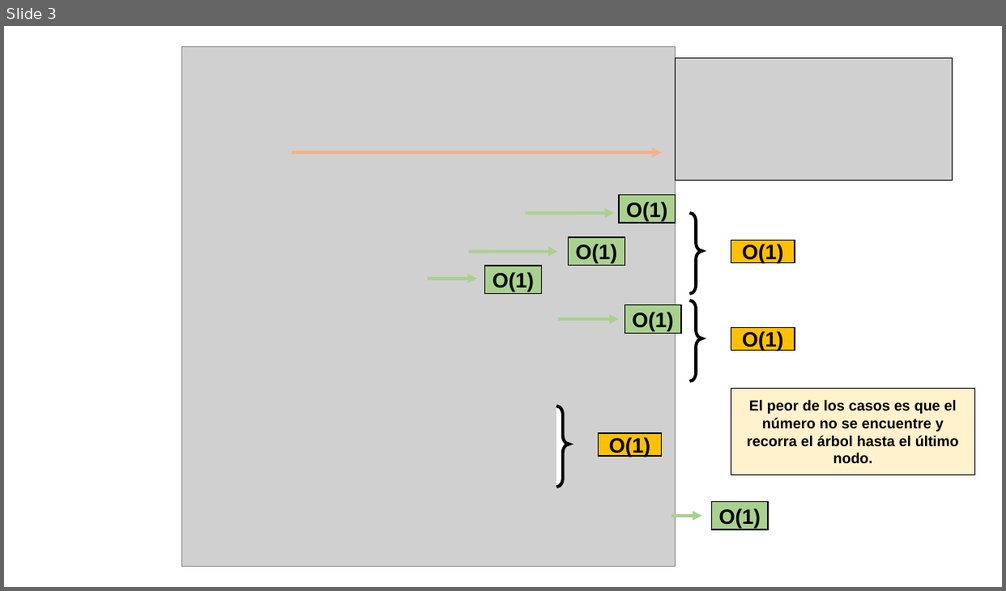
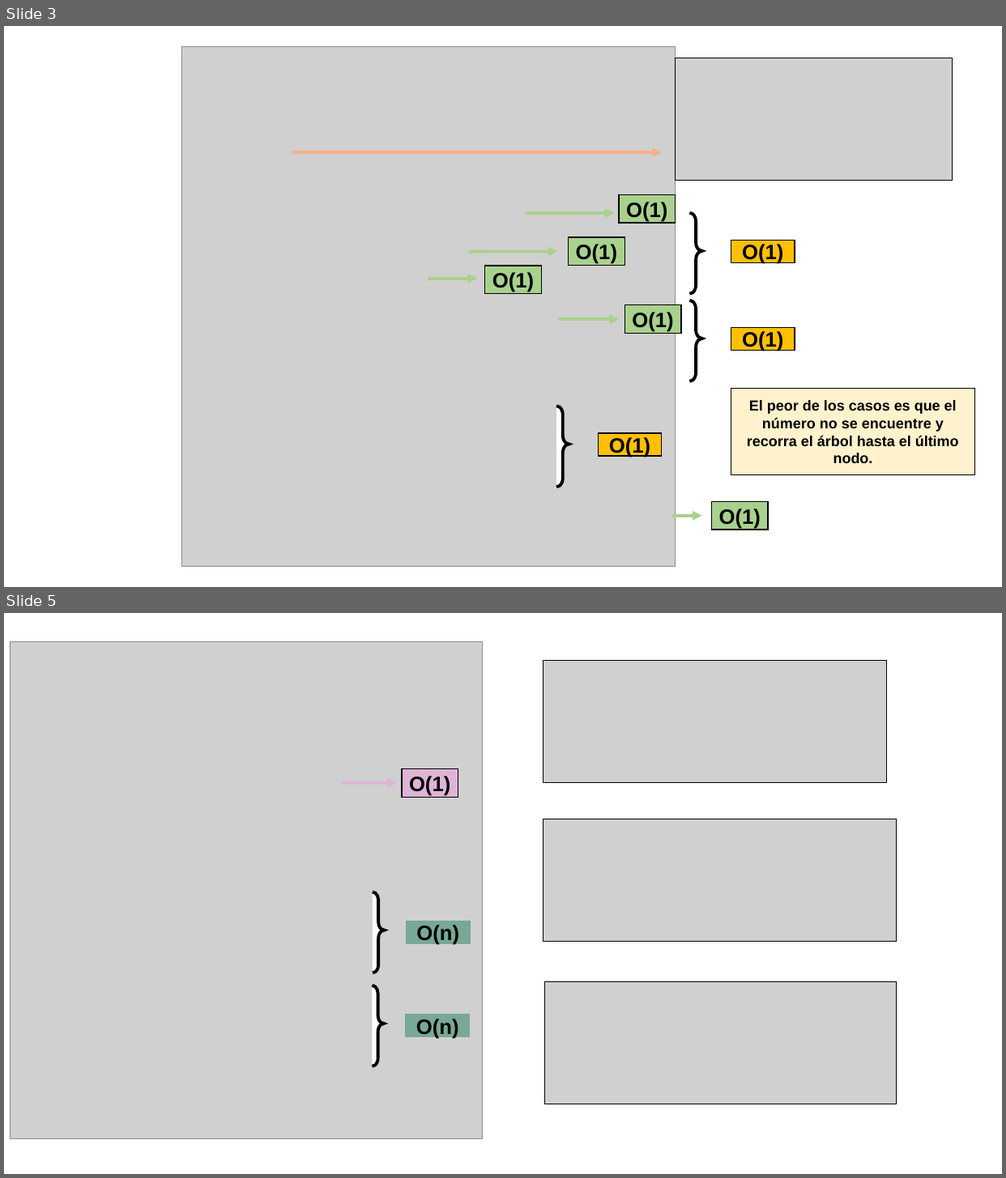
Before and after one commit to brokenerk/Analisis-Algoritmos, a slide deck: Practica2/AnalisisCotas.pptx. Shown one above the other, each under a label of ours: slide 3 before the commit, slides 3 and 5 after it; the slides between them are not shown. The pictures are 1006x591 and 1006x1178 pixels, drawn with LibreOffice and Linux fonts; fonts in the diff are those of the drawing; grey boxes stand for pictures. Boxes give left, top, right and bottom in pixels: in the first picture for what was removed or moved away, otherwise in the second. Text is boxed around its words. In the diff, an @@ line names an element or a change of style, - is before the commit and + after.

```diff
--- a/Practica2/AnalisisCotas.pptx
+++ b/Practica2/AnalisisCotas.pptx
@@ slide 5 added at [4, 613, 1002, 1174], background #FFFFFF @@
@@ picture added at [10, 641, 483, 1139] @@
@@ picture added at [543, 661, 887, 784] @@
@@ rectangle added at [402, 769, 458, 797], fill #DEB4D6, outline #000000 1 pt, 20 pt, text #000000, bold @@
+O(1)
@@ arrow added from (341, 783) to (397, 783), #DEB4D6 3 pt @@
@@ picture added at [543, 820, 897, 943] @@
@@ left brace added at [373, 892, 385, 973], fill #FFFFFF, outline #000000 3 pt @@
@@ rectangle added at [406, 922, 470, 944], fill #78A896, outline #78A896 1 pt, 20 pt, text #000000, bold @@
+O(n)
@@ left brace added at [373, 986, 385, 1067], fill #FFFFFF, outline #000000 3 pt @@
@@ picture added at [545, 982, 897, 1105] @@
@@ rectangle added at [406, 1015, 470, 1037], fill #78A896, outline #78A896 1 pt, 20 pt, text #000000, bold @@
+O(n)
```
Also in this commit, not shown: 1 other slide added, 1 other file.
